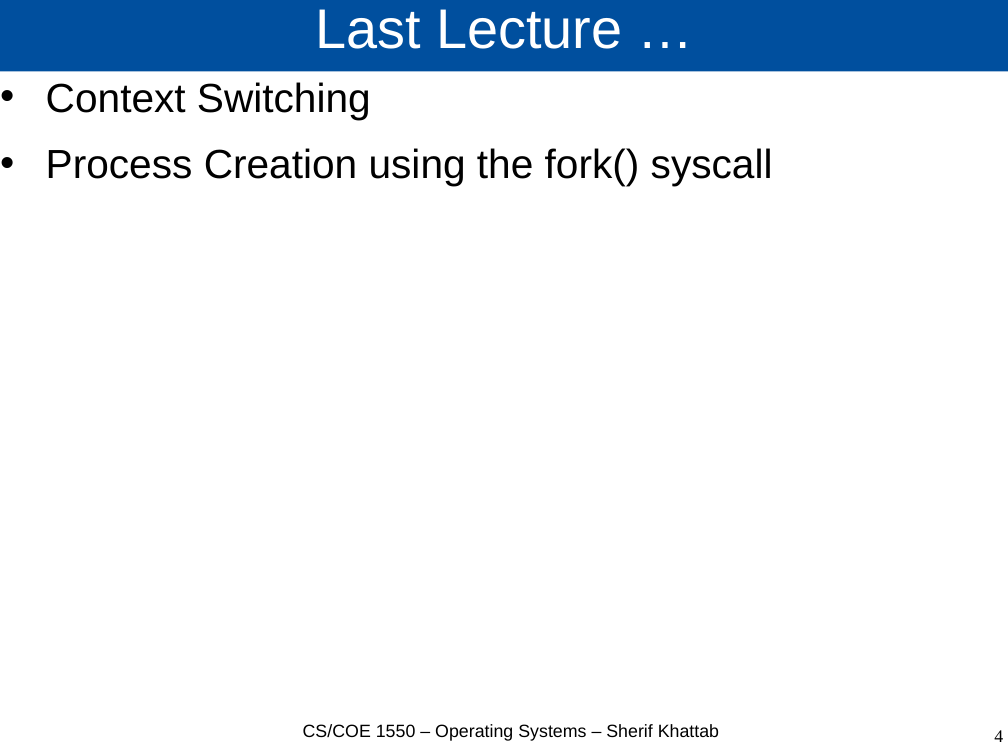
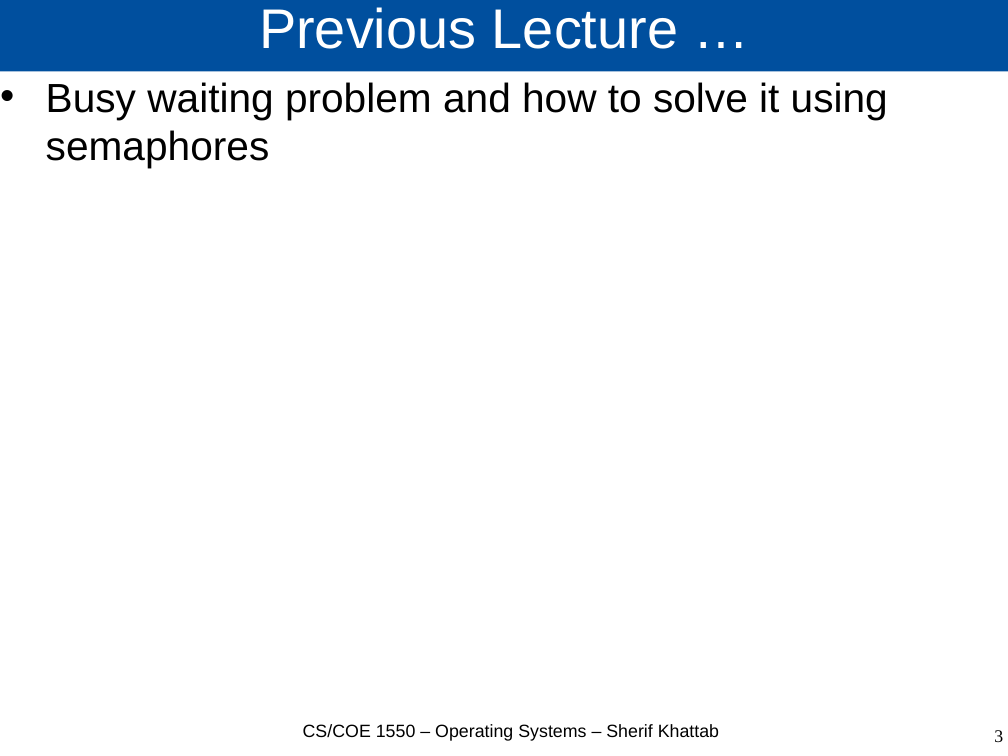
Before and after one commit to cs1550-2224/cs1550-code-handouts, a slide deck: slide 3 of DraftSlides/Lecture4.pptx (slide 4 before the commit). Drawn at 1008x756 pixels with LibreOffice and Linux fonts; fonts in the diff are those of the drawing. Boxes give left, top, right and bottom in pixels: in the first picture for what was removed or moved away, otherwise in the second. Text is boxed around its words. In the diff, an @@ line names an element or a change of style, - is before the commit and + after.

```diff
--- a/DraftSlides/Lecture4.pptx
+++ b/DraftSlides/Lecture4.pptx
@@ title at (x1=259, y1=7, x2=678, y2=49): text changed @@
-Last Lecture …
+Previous Lecture …
@@ text at (x1=46, y1=82, x2=888, y2=168): text changed @@
-• Context Switching
-• Process Creation using the fork() syscall
+• Busy waiting problem and how to solve it using semaphores
@@ page number at (x1=994, y1=730, x2=1003, y2=742): text changed @@
-4
+3
```
Also in this commit, not shown: 5 other slides changed, 3 slides added, 2 slides removed, 2 other files.
